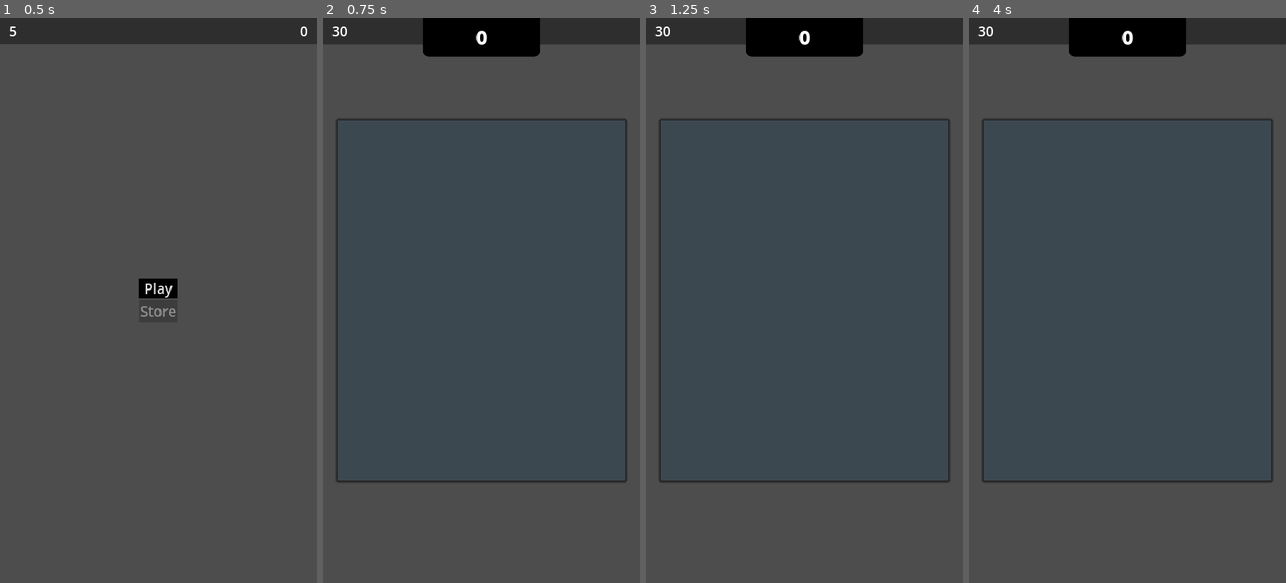
Above: before the commit, frames 1-4 (left to right).
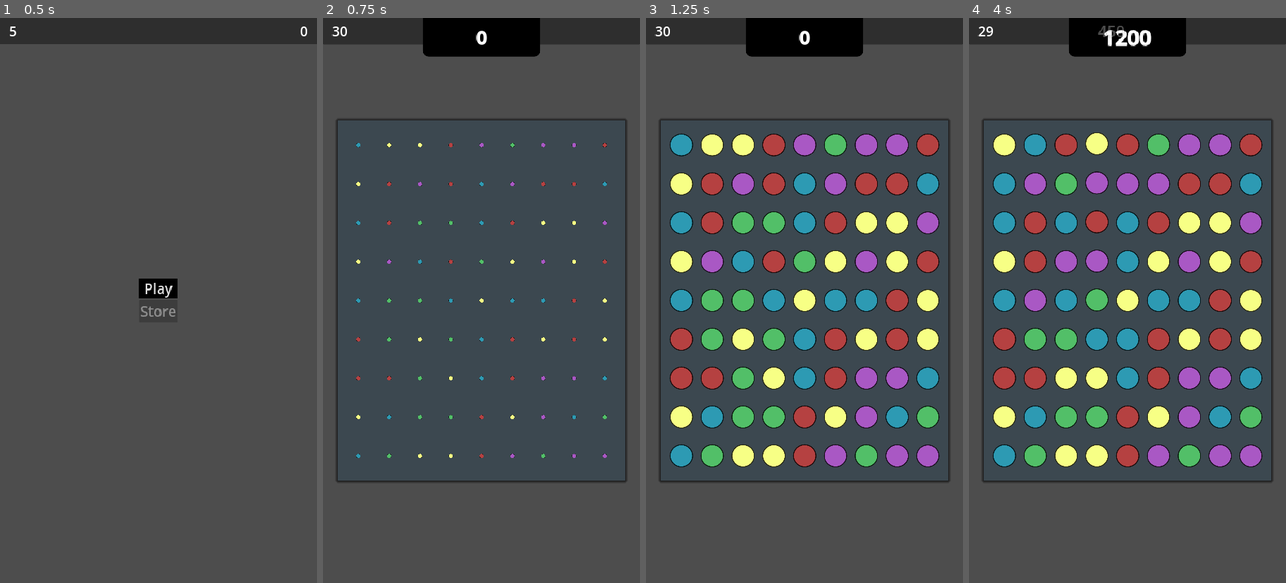
Above: after the commit, the same moments.

Repository: kuma-gee/holo-crush
Game: Godot game, scene res://src/start.tscn
Two runs of this game, one before a commit and one after it. Both use one fixed random seed, a clock stepped at 60 frames per second and the inputs below. The engine's default icon, where the game draws it, is replaced by a stand-in: a white triangle on a blue panel in a dark square.
Inputs (mouse positions are in pixels of both pictures, inside the frame that each line leads up to):
- Up to frame 1 (0.5 s): no input
- Up to frame 2 (0.75 s): click "Play" at 0.5 s
- Up to frame 3 (1.25 s): no input
- Up to frame 4 (4 s): tap Enter at 1.25 s; move the mouse to (1197, 272) at 1.27 s; press the mouse at (1197, 272) at 1.28 s; release the mouse at (1197, 272) at 2 s; tap Space at 2 s; drag from (1064, 328) to (1111, 413) at 2.02 s; move the mouse to (1159, 176) at 2.77 s; tap Alt at 2.85 s; click (1159, 176) at 2.92 s; drag from (1111, 413) to (1032, 215) at 3.52 s

Frame 1 is identical in both runs. In frame 2, 0.7% of the frame differs, in the area x 10-90%, y 22-78%; in frame 3, 19%; in frame 4, 19%, in the area x 2-93%, y 1-80%.
Error before the commit: Parse Error: Identifier "z" not declared in the current scope. (res://src/grid/grid_ui.gd:101)

Commit message:
show hint only once

Diff:
--- a/godot/src/game.gd
+++ b/godot/src/game.gd
@@ -11,12 +11,17 @@
 @export var end_score: Label
 @export var score_ui: ScoreUI
 
+var hint_shown = false
 
 func _ready():
 	gameover.hide()
 	input_blocker.hide()
 	turns_label.text = str(turns)
-	move_timer.timeout.connect(func(): grid.highlight_possible_move())
+	move_timer.timeout.connect(func():
+		if not hint_shown:
+			grid.highlight_possible_move()
+			hint_shown = true
+	)
 
 
 func _on_grid_processing():
@@ -54,6 +59,7 @@
 	turns -= 1
 	turns_label.text = str(turns)
 	move_timer.start()
+	hint_shown = false
 
 
 func _on_menu_pressed():
--- a/godot/src/game.tscn
+++ b/godot/src/game.tscn
@@ -34,7 +34,7 @@
 script = ExtResource("4_egjxx")
 
 [node name="HighlightTimer" type="Timer" parent="."]
-wait_time = 8.0
+wait_time = 10.0
 autostart = true
 
 [node name="Top" type="PanelContainer" parent="."]
--- a/godot/src/grid/grid_ui.gd
+++ b/godot/src/grid/grid_ui.gd
@@ -98,7 +98,7 @@
 			var x = matches.duplicate()
 			var y = specials.duplicate()
 
-			queue.append(func(): await _remove_matched(x, y, z))
+			queue.append(func(): await _remove_matched(x, y))
 
 			matches = []
 			specials = []
--- a/godot/src/piece/basic_purple.tscn
+++ b/godot/src/piece/basic_purple.tscn
@@ -3,8 +3,6 @@
 [ext_resource type="PackedScene" uid="uid://cmwklckfgwegu" path="res://src/piece/basic_blue.tscn" id="1_4ufh7"]
 
 [node name="BasicPurple" instance=ExtResource("1_4ufh7")]
-type = null
-slight_move_distance = null
 
 [node name="Sprite2D" parent="." index="1"]
 modulate = Color(0.662745, 0.345098, 0.768627, 1)
--- a/godot/src/piece/basic_red.tscn
+++ b/godot/src/piece/basic_red.tscn
@@ -3,8 +3,6 @@
 [ext_resource type="PackedScene" uid="uid://cmwklckfgwegu" path="res://src/piece/basic_blue.tscn" id="1_ntmcy"]
 
 [node name="BasicRed" instance=ExtResource("1_ntmcy")]
-type = null
-slight_move_distance = null
 
 [node name="Sprite2D" parent="." index="1"]
 modulate = Color(0.709804, 0.254902, 0.254902, 1)
--- a/godot/src/piece/basic_yellow.tscn
+++ b/godot/src/piece/basic_yellow.tscn
@@ -3,8 +3,6 @@
 [ext_resource type="PackedScene" uid="uid://cmwklckfgwegu" path="res://src/piece/basic_blue.tscn" id="1_jh0uh"]
 
 [node name="BasicYellow" instance=ExtResource("1_jh0uh")]
-type = null
-slight_move_distance = null
 
 [node name="Sprite2D" parent="." index="1"]
 modulate = Color(0.968627, 1, 0.521569, 1)
